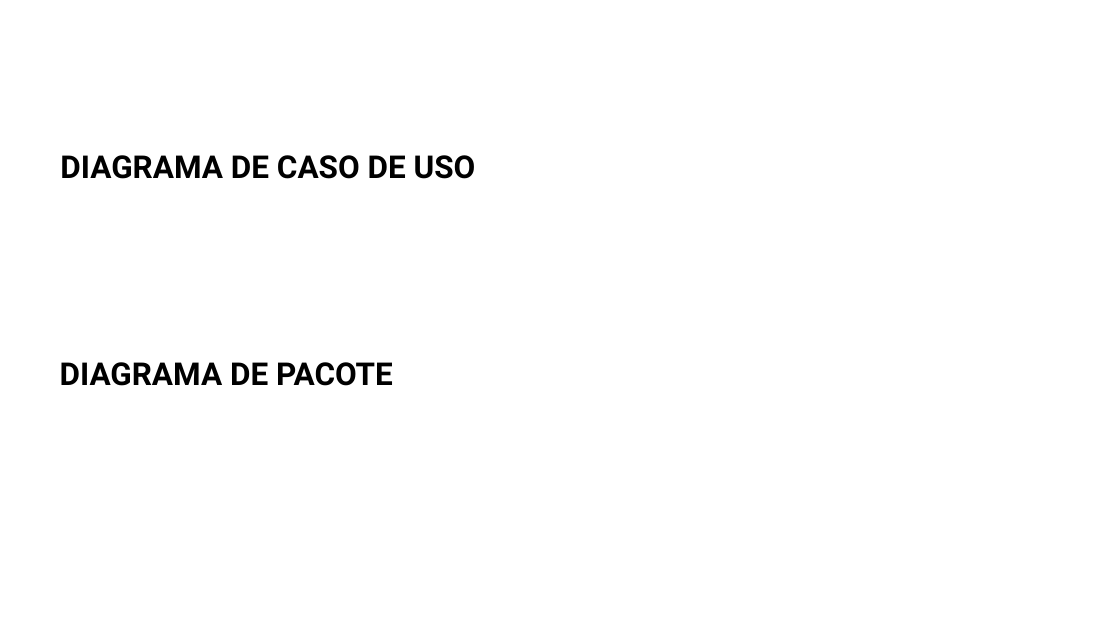
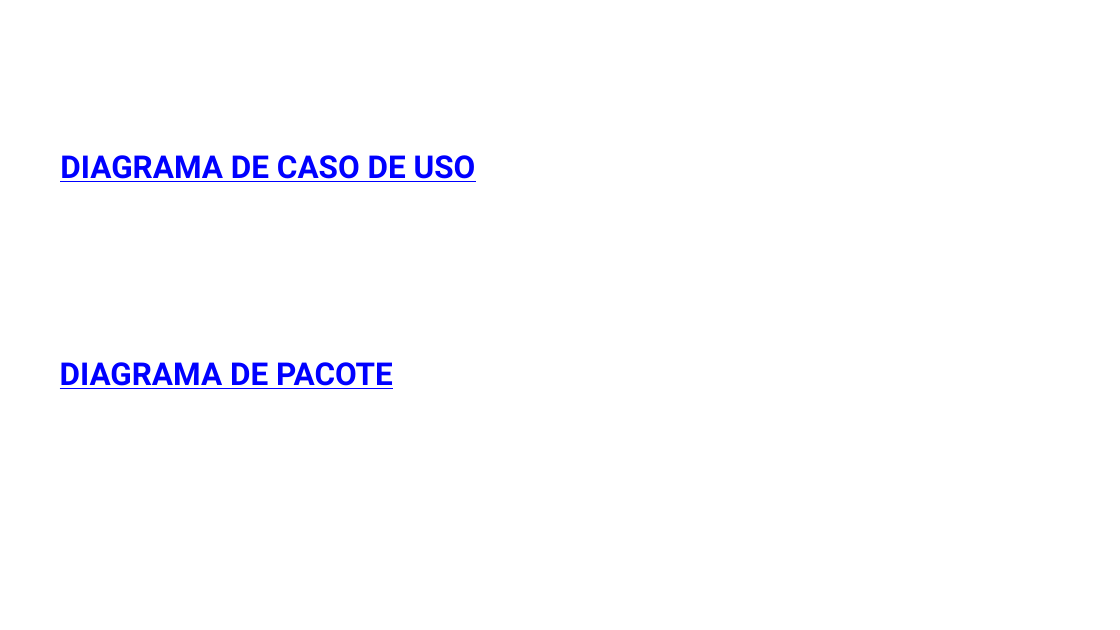
Before and after one commit to JoseAlfredo-afk/ElderConnect, a slide deck: slide 16 of Apresentacao/Faitec_2026_EldeConnect-Rev.pptx. Drawn at 1120x630 pixels with LibreOffice and Linux fonts; fonts in the diff are those of the drawing; background and template pictures are left out. Boxes give left, top, right and bottom in pixels: in the first picture for what was removed or moved away, otherwise in the second. Text is boxed around its words. In the diff, an @@ line names an element or a change of style, - is before the commit and + after.

```diff
--- a/Apresentacao/Faitec_2026_EldeConnect-Rev.pptx
+++ b/Apresentacao/Faitec_2026_EldeConnect-Rev.pptx
@@ text "DIAGRAMA DE CASO DE USO" at (60,155,476,182): text colour #000000 to #0000FF, underline on @@
@@ text "DIAGRAMA DE PACOTE" at (60,362,393,389): text colour #000000 to #0000FF, underline on @@
```
Also in this commit, not shown: 1 other slide changed, 2 slides added, 2 slides removed, 4 other files.
